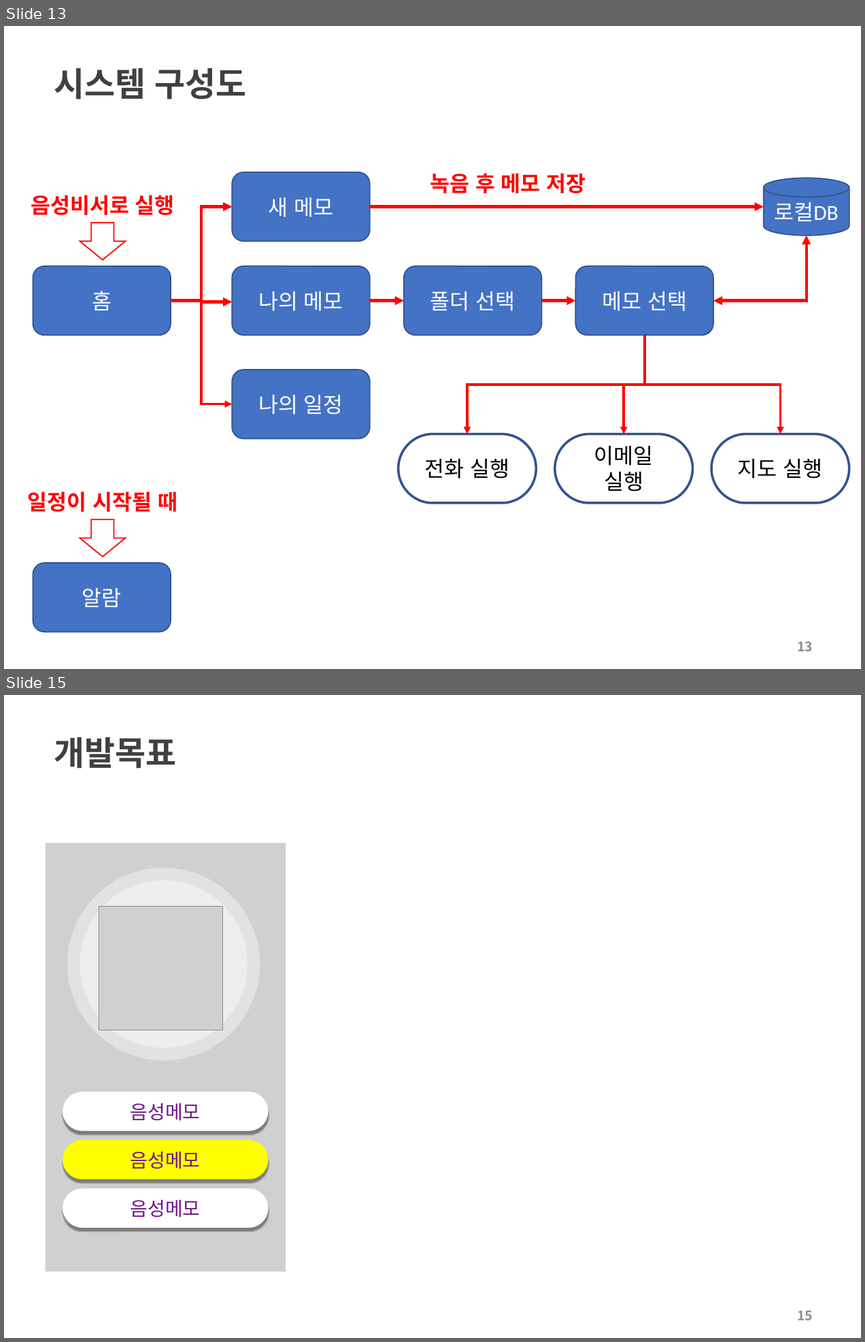
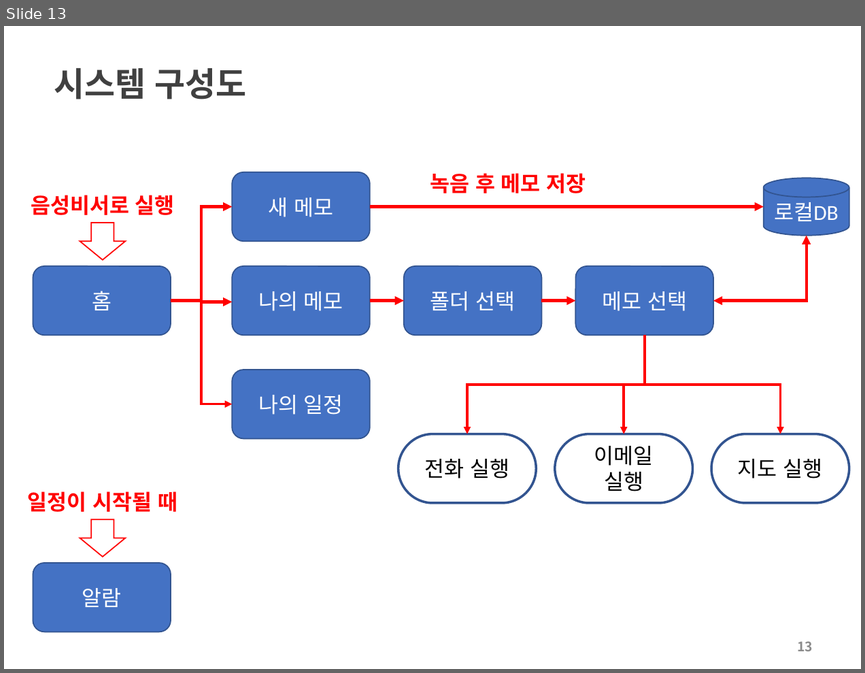
Before and after one commit to choisinho/capstone2, a slide deck: Vi메모_1회차_발표자료.pptx. Shown one above the other, each under a label of ours: slides 13 and 15 before the commit, slide 13 after it; the slides between them are not shown. The pictures are 865x1342 and 865x673 pixels, drawn with LibreOffice and Linux fonts; fonts in the diff are those of the drawing; grey boxes stand for pictures; background and template pictures are left out. Boxes give left, top, right and bottom in pixels: in the first picture for what was removed or moved away, otherwise in the second. Text is boxed around its words. In the diff, an @@ line names an element or a change of style, - is before the commit and + after.

```diff
--- a/Vi메모_1회차_발표자료.pptx
+++ b/Vi메모_1회차_발표자료.pptx
@@ slide 15 removed at <box>4,695,861,1338</box>, background #FFFFFF @@
@@ title removed at <box>54,737,176,768</box> @@
-개발목표
@@ group removed at <box>45,843,286,1272</box>: 4 rounded rectangles, 2 pictures @@
-음성메모
-음성메모
-음성메모
@@ page number removed at <box>797,1310,813,1320</box> @@
-15
```
Also in this commit, not shown: 1 slide changed.
